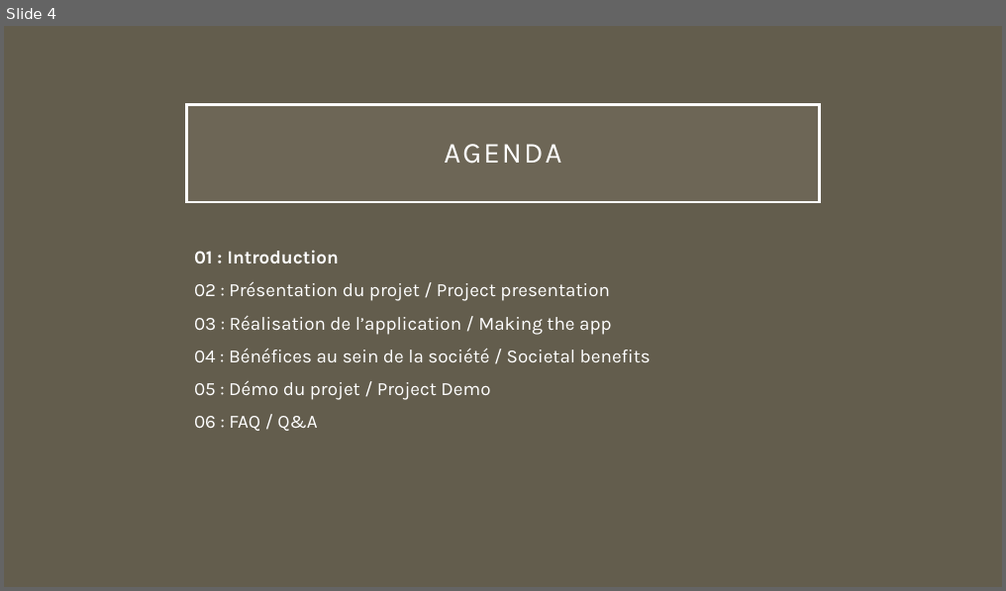
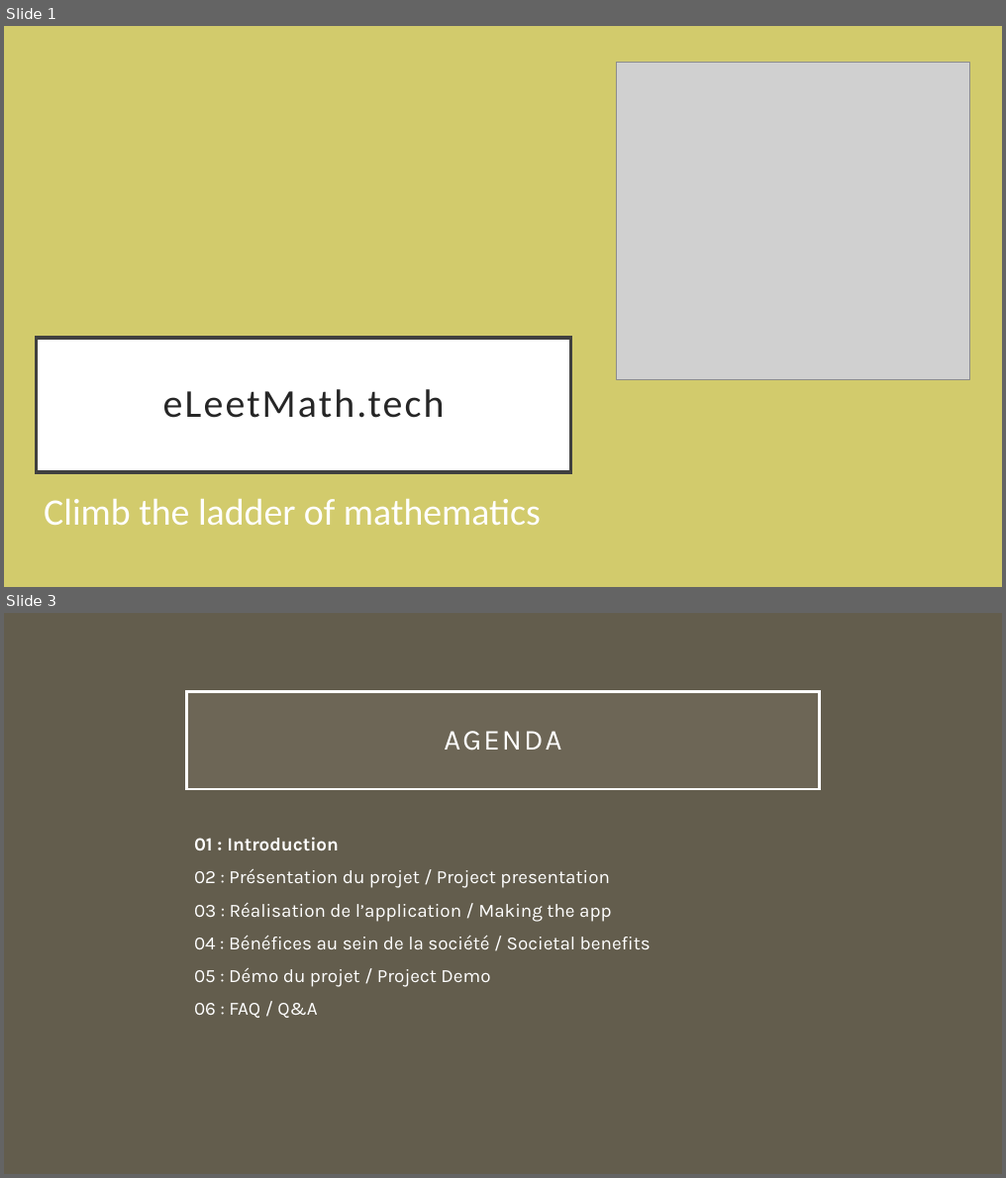
Before and after one commit to JSMarrocco/MMORPG_PolyHacks2023, a slide deck: Presentation/MMO RPG.pptx. Shown one above the other, each under a label of ours: slide 4 before the commit, slides 1 and 3 after it; the slides between them are not shown. The pictures are 1006x591 and 1006x1178 pixels, drawn with LibreOffice and Linux fonts; fonts in the diff are those of the drawing; grey boxes stand for pictures. Boxes give left, top, right and bottom in pixels: in the first picture for what was removed or moved away, otherwise in the second. Text is boxed around its words. In the diff, an @@ line names an element or a change of style, - is before the commit and + after.

```diff
--- a/Presentation/MMO RPG.pptx
+++ b/Presentation/MMO RPG.pptx
@@ slide 1 added at [4, 26, 1002, 587], background #D2CB6C @@
@@ picture added at [617, 62, 969, 380] @@
@@ title added at [37, 338, 570, 472], fill #FFFFFF, outline #404040 3 pt, 38 pt, text #262626 @@
+eLeetMath.tech
@@ text added at [44, 499, 541, 525], 36 pt, text #FFFFFF @@
+Climb the ladder of mathematics
@@ what was slide 4 is now slide 3 @@
```
Also in this commit, not shown: 3 slides changed, 2 other slides added, 2 slides removed.
